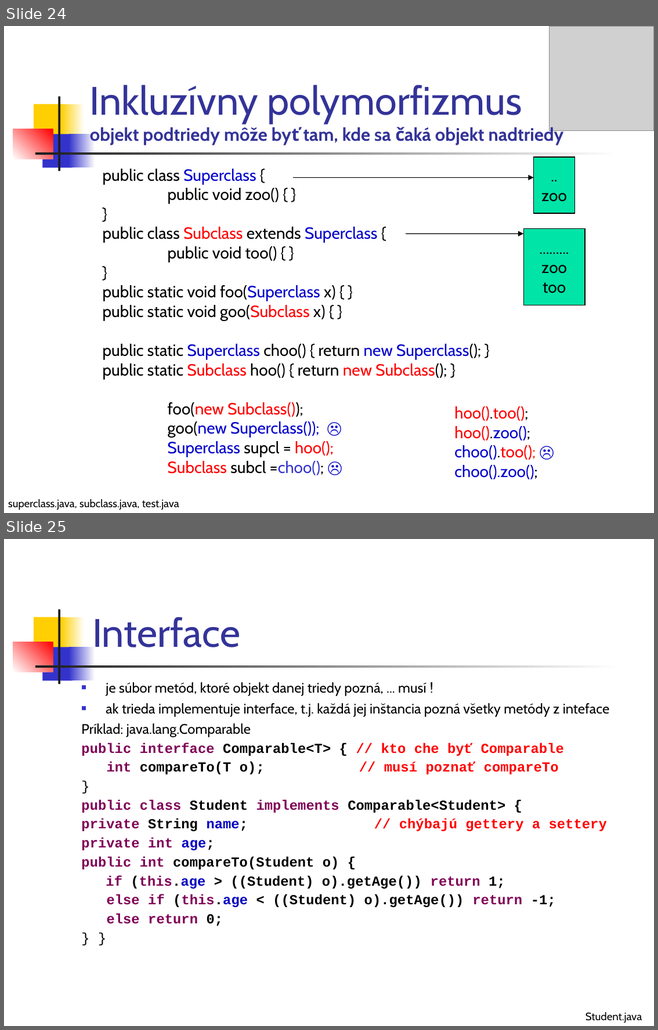
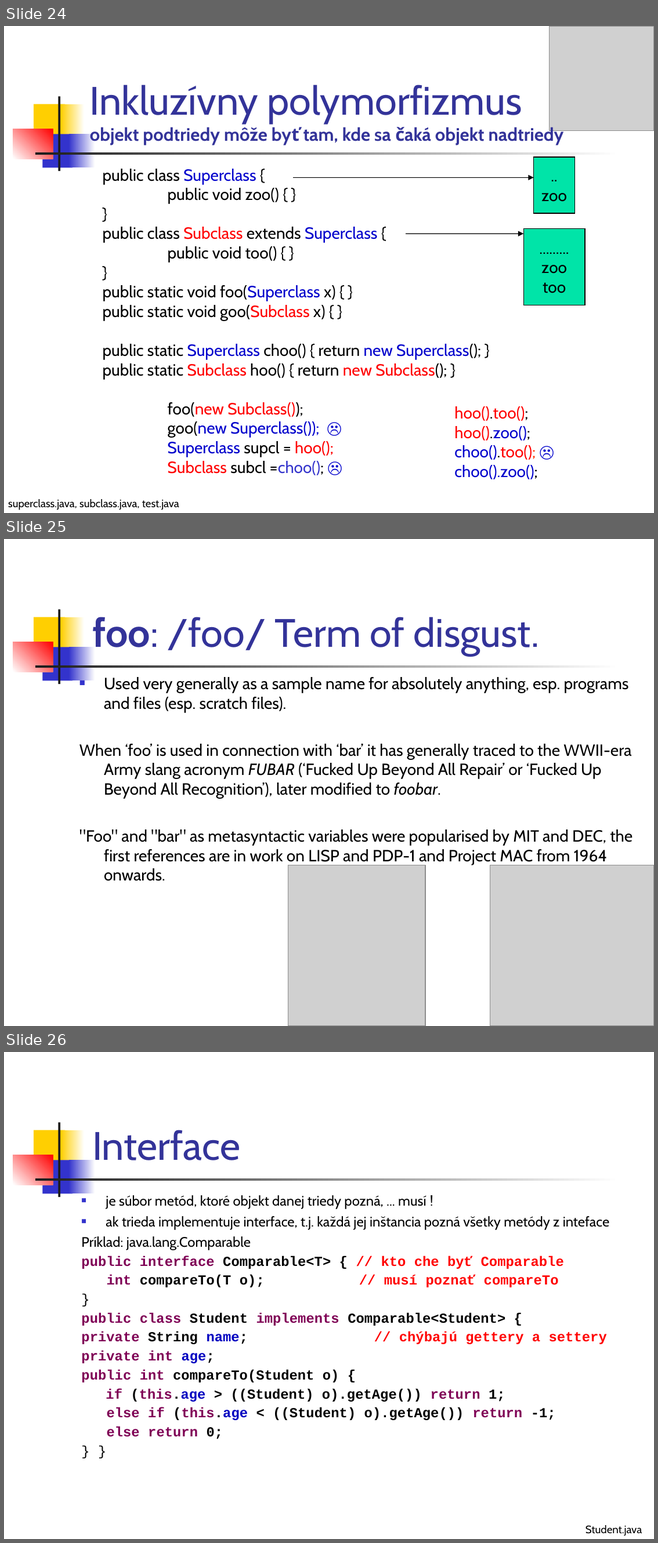
Before and after one commit to Programovanie4/Prednasky, a slide deck: 04/04_java.ppt. Shown one above the other, each under a label of ours: slides 24 and 25 before the commit, slides 24, 25 and 26 after it. The pictures are 658x1030 and 658x1543 pixels, drawn with LibreOffice and Linux fonts; fonts in the diff are those of the drawing; grey boxes stand for pictures. Boxes give left, top, right and bottom in pixels: in the first picture for what was removed or moved away, otherwise in the second. Text is boxed around its words. In the diff, an @@ line names an element or a change of style, - is before the commit and + after.

```diff
--- a/04/04_java.ppt
+++ b/04/04_java.ppt
@@ slide 25 added at (4, 539, 654, 1026), background #FFFFFF; not listed: 7 template elements that a slide beside it also shows @@
@@ title added at (92, 617, 539, 656), 44 pt, text #333399 @@
+foo: /foo/ Term of disgust.
@@ text added at (79, 677, 632, 881), 18 pt, text #000000 @@
+■ Used very generally as a sample name for absolutely anything, esp. programs and files (esp. scratch files).
+When ‘foo’ is used in connection with ‘bar’ it has generally traced to the WWII-era Army slang acronym FUBAR (‘Fucked Up Beyond All Repair’ or ‘Fucked Up Beyond All Recognition’), later modified to foobar.
+"Foo" and "bar" as metasyntactic variables were popularised by MIT and DEC, the first references are in work on LISP and PDP-1 and Project MAC from 1964 onwards.
@@ picture added at (288, 865, 425, 1026) @@
@@ picture added at (490, 865, 654, 1026) @@
@@ what was slide 25 is now slide 26 @@
```
Also in this commit, not shown: 7 slides changed, 4 other files.
